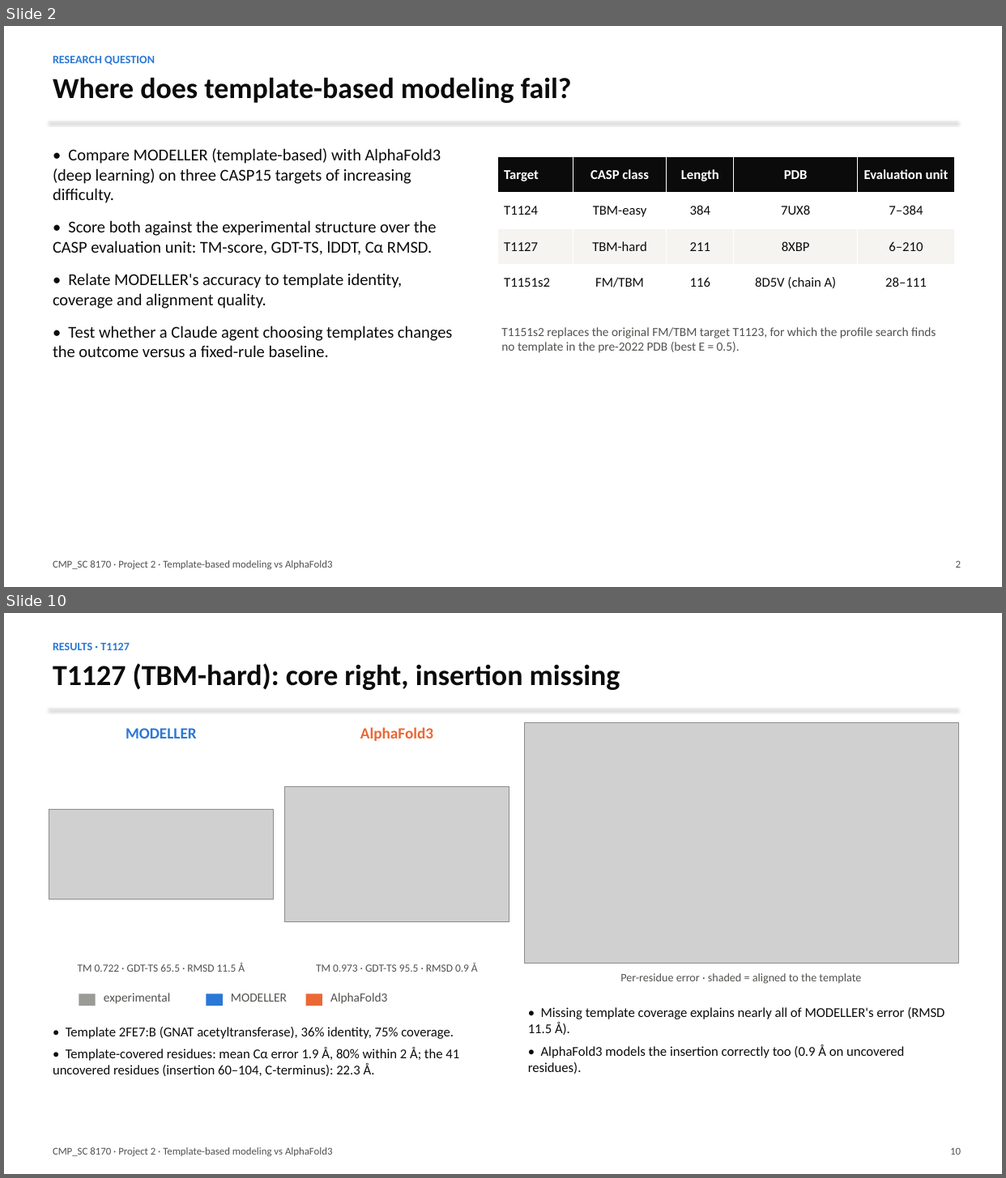
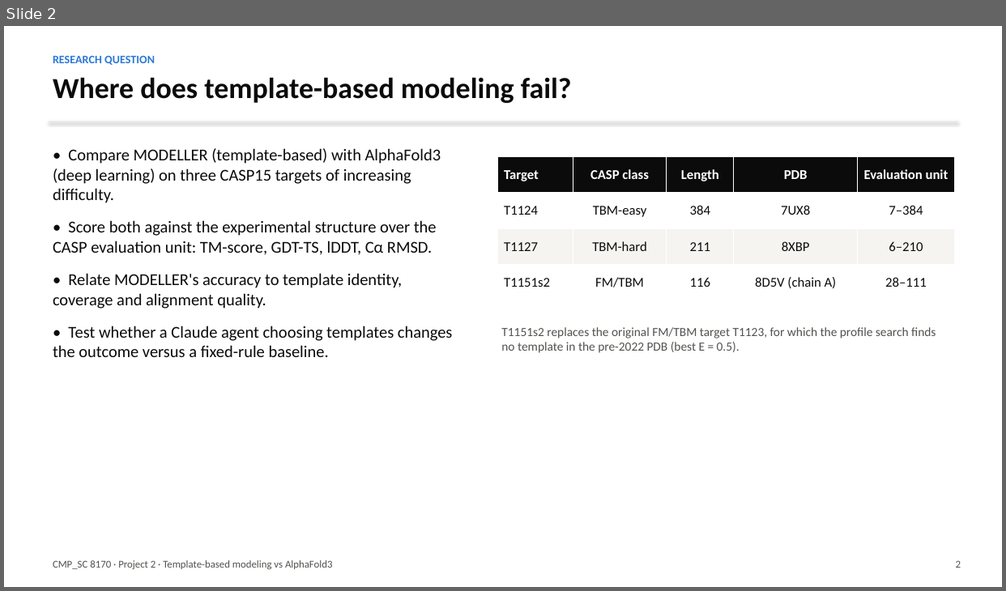
Before and after one commit to weisi2580/8170-project2, a slide deck: results/slides.pptx. Shown one above the other, each under a label of ours: slides 2 and 10 before the commit, slide 2 after it; the slides between them are not shown. The pictures are 1006x1178 and 1006x591 pixels, drawn with LibreOffice and Linux fonts; fonts in the diff are those of the drawing; grey boxes stand for pictures. Boxes give left, top, right and bottom in pixels: in the first picture for what was removed or moved away, otherwise in the second. Text is boxed around its words. In the diff, an @@ line names an element or a change of style, - is before the commit and + after.

```diff
--- a/results/slides.pptx
+++ b/results/slides.pptx
@@ slide 10 removed at <box>4,613,1002,1174</box>, background #FFFFFF @@
@@ text removed at <box>53,642,130,650</box> @@
-RESULTS · T1127
@@ text removed at <box>53,663,620,690</box> @@
-T1127 (TBM-hard): core right, insertion missing
@@ line removed from (49, 709) to (957, 709) @@
@@ text removed at <box>126,728,197,739</box> @@
-MODELLER
@@ text removed at <box>360,727,433,741</box> @@
-AlphaFold3
@@ picture removed at <box>524,722,958,964</box> @@
@@ picture removed at <box>285,786,509,922</box> @@
@@ picture removed at <box>49,809,274,900</box> @@
@@ text removed at <box>78,962,245,972</box> @@
-TM 0.722 · GDT-TS 65.5 · RMSD 11.5 Å
@@ text removed at <box>316,962,478,972</box> @@
-TM 0.973 · GDT-TS 95.5 · RMSD 0.9 Å
@@ text removed at <box>620,973,861,984</box> @@
-Per-residue error · shaded = aligned to the template
@@ rectangle removed at <box>79,994,96,1006</box> @@
@@ text removed at <box>104,993,170,1004</box> @@
-experimental
@@ rectangle removed at <box>206,994,223,1006</box> @@
@@ text removed at <box>231,994,287,1002</box> @@
-MODELLER
@@ rectangle removed at <box>305,994,322,1006</box> @@
@@ text removed at <box>330,993,387,1004</box> @@
-AlphaFold3
@@ text removed at <box>528,1007,944,1074</box> @@
-• Missing template coverage explains nearly all of MODELLER's error (RMSD 11.5 Å).
-• AlphaFold3 models the insertion correctly too (0.9 Å on uncovered residues).
@@ text removed at <box>53,1027,459,1076</box> @@
-• Template 2FE7:B (GNAT acetyltransferase), 36% identity, 75% coverage.
-• Template-covered residues: mean Cα error 1.9 Å, 80% within 2 Å; the 41 uncovered residues (insertion 60–104, C-terminus): 22.3 Å.
@@ text removed at <box>53,1148,333,1157</box> @@
-CMP_SC 8170 · Project 2 · Template-based modeling vs AlphaFold3
@@ text removed at <box>950,1148,961,1155</box> @@
-10
```
Also in this commit, not shown: 5 slides changed, 2 slides added, 8 other slides removed, 1 other file.
